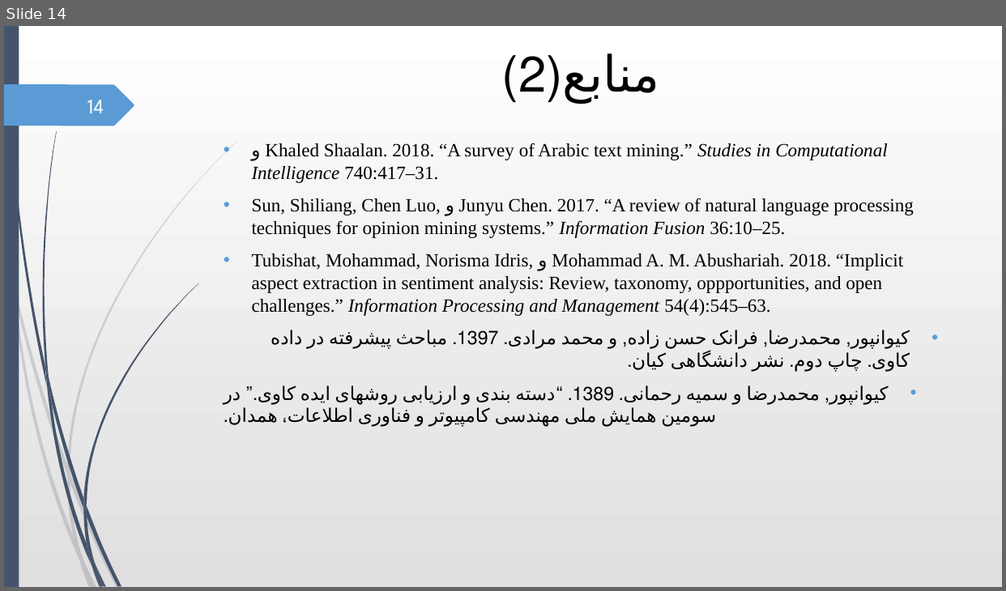
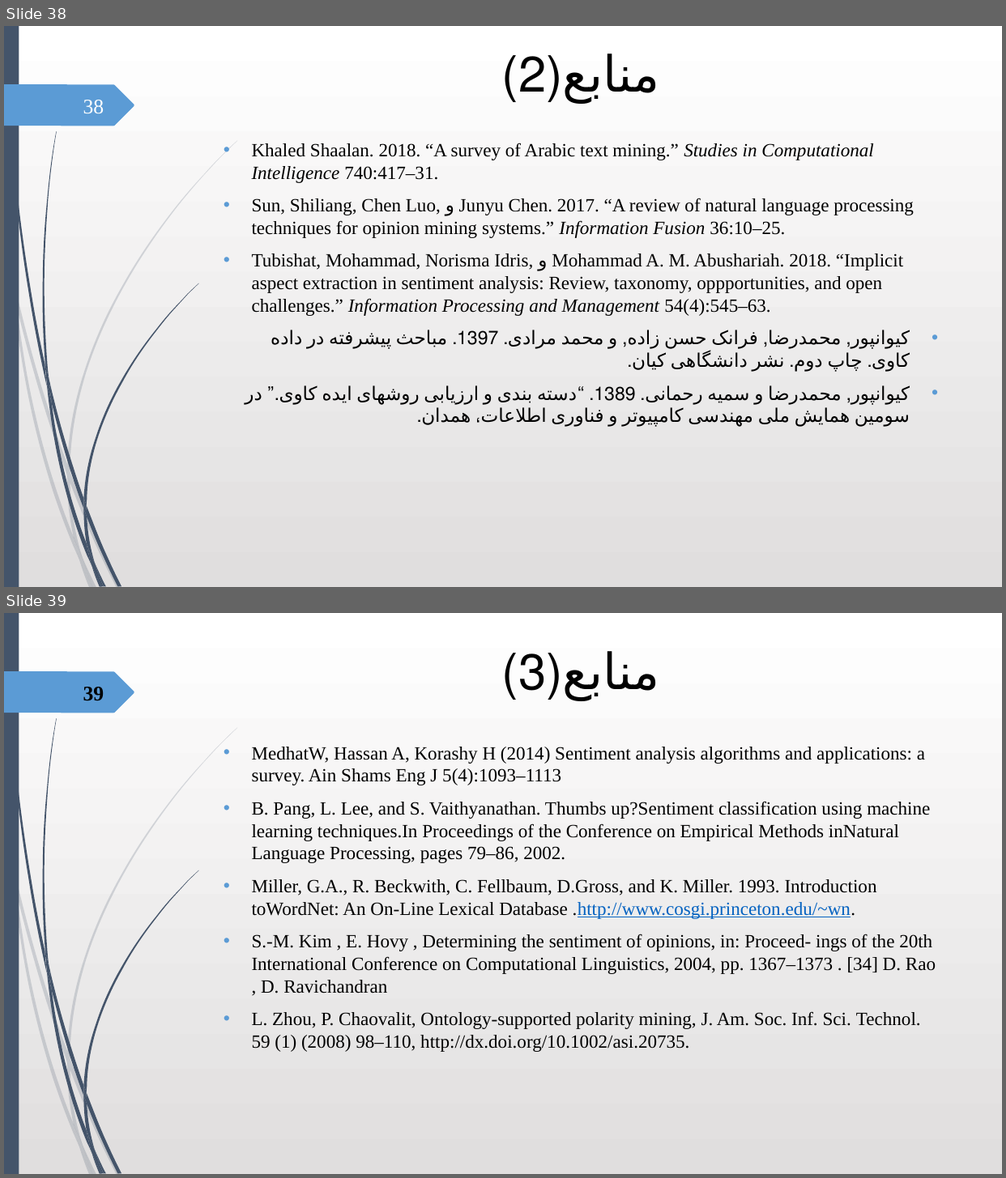
Before and after one commit to robati/speakerRecognition, a slide deck: OM.pptx. Shown one above the other, each under a label of ours: slide 14 before the commit, slides 38 and 39 after it. The pictures are 1006x591 and 1006x1178 pixels, drawn with LibreOffice and Linux fonts; fonts in the diff are those of the drawing. Boxes give left, top, right and bottom in pixels: in the first picture for what was removed or moved away, otherwise in the second. Text is boxed around its words. In the diff, an @@ line names an element or a change of style, - is before the commit and + after.

```diff
--- a/OM.pptx
+++ b/OM.pptx
@@ slide 39 added at [4, 613, 1002, 1174], background gradient #FFFFFF to #E1DFDF; not listed: 24 template elements that a slide beside it also shows @@
@@ title added at [546, 651, 660, 701], 48 pt, text #000000 @@
+منابع(3)
@@ page number added at [83, 687, 104, 701], 20 pt, text #000000, bold @@
+39
@@ text added at [252, 747, 936, 1052], 18 pt, text #000000 @@
+• MedhatW, Hassan A, Korashy H (2014) Sentiment analysis algorithms and applications: a survey. Ain Shams Eng J 5(4):1093–1113
+• B. Pang, L. Lee, and S. Vaithyanathan. Thumbs up?Sentiment classification using machine learning techniques.In Proceedings of the Conference on Empirical Methods inNatural Language Processing, pages 79–86, 2002.
+• Miller, G.A., R. Beckwith, C. Fellbaum, D.Gross, and K. Miller. 1993. Introduction toWordNet: An On-Line Lexical Database .http://www.cosgi.princeton.edu/~wn.
+• S.-M. Kim , E. Hovy , Determining the sentiment of opinions, in: Proceed- ings of the 20th International Conference on Computational Linguistics, 2004, pp. 1367–1373 . [34] D. Rao , D. Ravichandran
+• L. Zhou, P. Chaovalit, Ontology-supported polarity mining, J. Am. Soc. Inf. Sci. Technol. 59 (1) (2008) 98–110, http://dx.doi.org/10.1002/asi.20735.
@@ what was slide 14 is now slide 38 @@
@@ slide 38 changed as well @@
@@ page number at [83, 100, 104, 113]: text changed; font League Spartan to Times New Roman @@
-14
+38
@@ text at [252, 143, 873, 183]: text changed @@
-• و Khaled Shaalan. 2018. “A survey of Arabic text mining.” Studies in Computational Intelligence 740:417–31.
+• Khaled Shaalan. 2018. “A survey of Arabic text mining.” Studies in Computational Intelligence 740:417–31.
@@ text at [245, 352, 910, 427]: alignment left to right @@
```
Also in this commit, not shown: 13 other slides changed, 24 other slides added, 1 other file.
